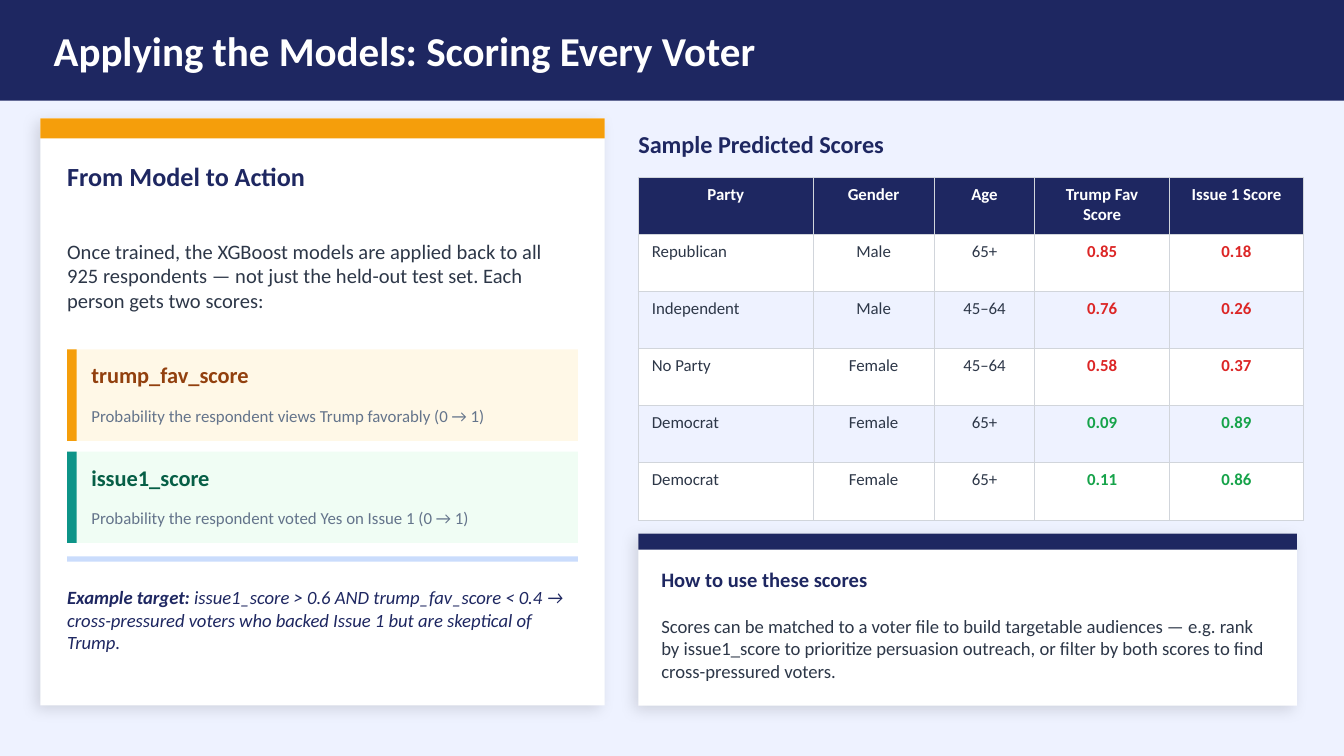
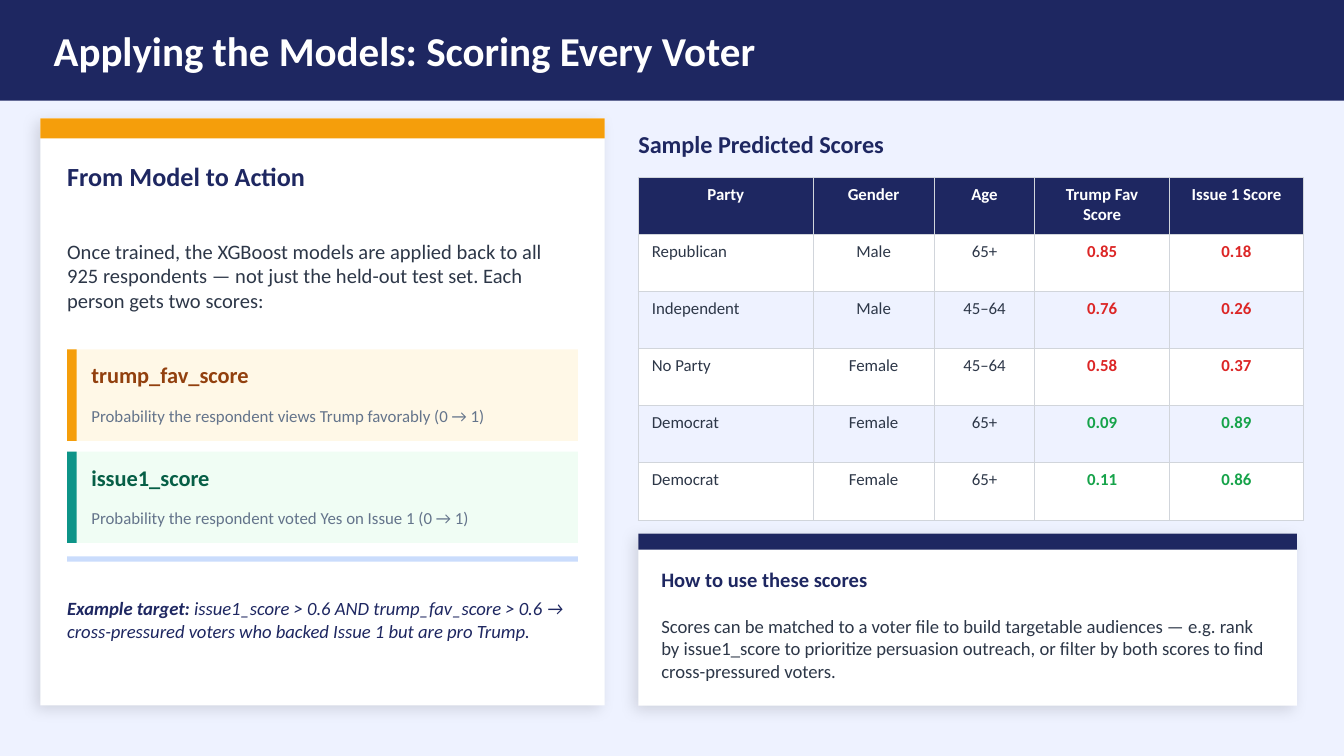
Before and after one commit to cballard18/campaign-stats-modeling-intro, a slide deck: slide 20 of Predictive_Modeling_Lunch_Learn.pptx. Drawn at 1344x756 pixels with LibreOffice and Linux fonts; fonts in the diff are those of the drawing. Boxes give left, top, right and bottom in pixels: in the first picture for what was removed or moved away, otherwise in the second. Text is boxed around its words. In the diff, an @@ line names an element or a change of style, - is before the commit and + after.

```diff
--- a/Predictive_Modeling_Lunch_Learn.pptx
+++ b/Predictive_Modeling_Lunch_Learn.pptx
@@ text at (67,602,543,641): text changed @@
-Example target: issue1_score > 0.6 AND trump_fav_score < 0.4 → cross-pressured voters who backed Issue 1 but are skeptical of Trump.
+Example target: issue1_score > 0.6 AND trump_fav_score > 0.6 → cross-pressured voters who backed Issue 1 but are pro Trump.
```
Also in this commit, not shown: 13 other slides changed.
